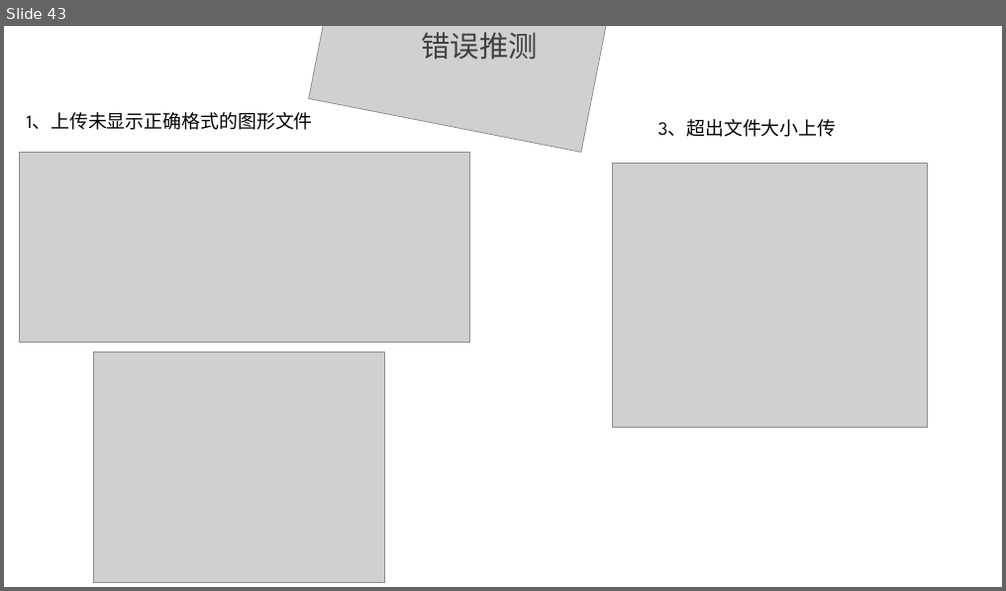
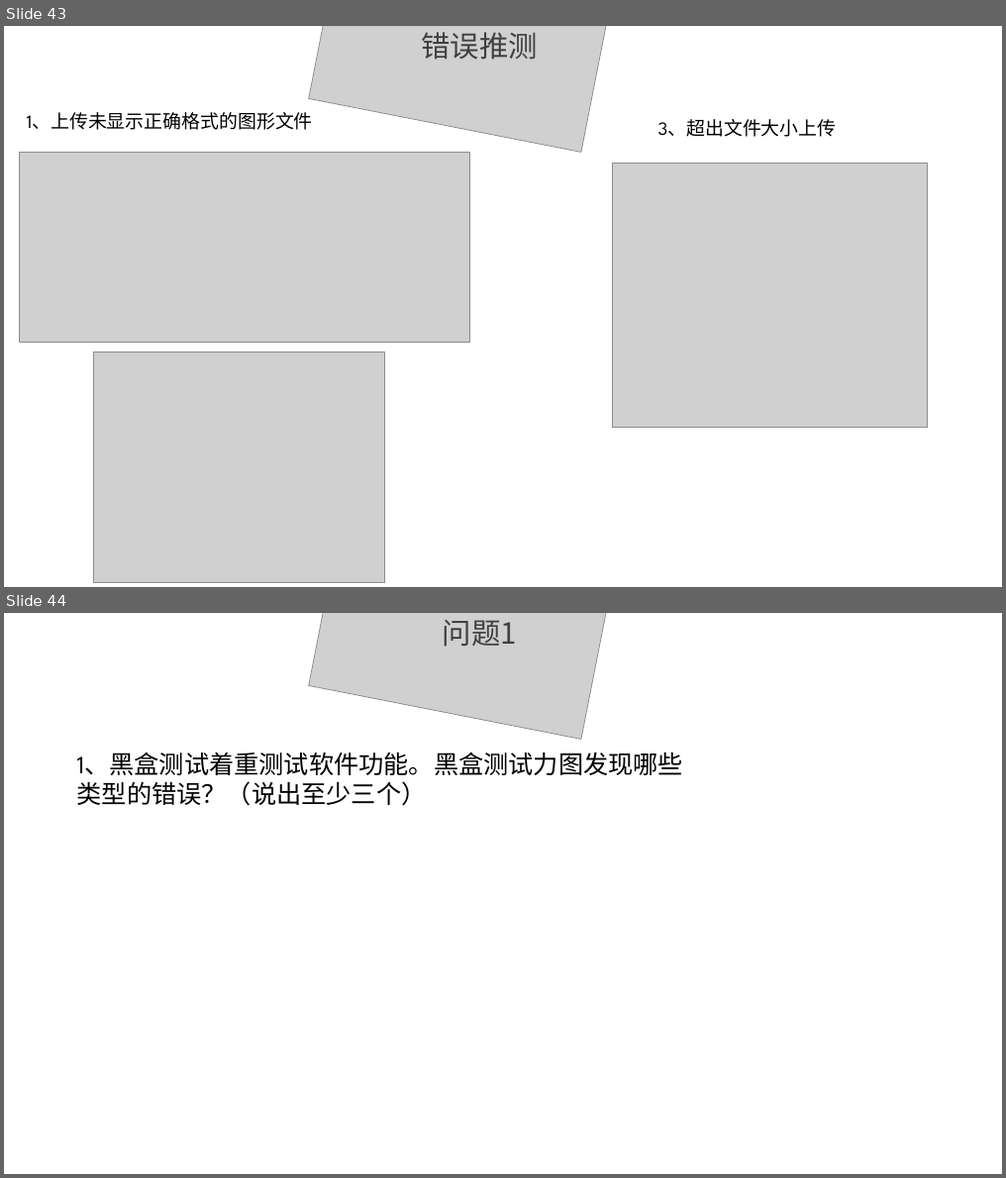
Before and after one commit to ConstanTWT/SE2020-G01, a slide deck: 翻转PPT/SE2020-G01-实现阶段翻转课堂PPT.pptx. Shown one above the other, each under a label of ours: slide 43 before the commit, slides 43 and 44 after it. The pictures are 1006x591 and 1006x1178 pixels, drawn with LibreOffice and Linux fonts; fonts in the diff are those of the drawing; grey boxes stand for pictures; background and template pictures are left out. Boxes give left, top, right and bottom in pixels: in the first picture for what was removed or moved away, otherwise in the second. Text is boxed around its words. In the diff, an @@ line names an element or a change of style, - is before the commit and + after.

```diff
--- a/翻转PPT/SE2020-G01-实现阶段翻转课堂PPT.pptx
+++ b/翻转PPT/SE2020-G01-实现阶段翻转课堂PPT.pptx
@@ slide 44 added at (4, 613, 1002, 1174), background picture (left out) @@
@@ picture added at (309, 613, 612, 740) @@
@@ text added at (443, 620, 517, 647), 28 pt, text #404040 @@
+问题1
@@ text added at (77, 752, 683, 806), 24 pt, text #000000 @@
+1、黑盒测试着重测试软件功能。黑盒测试力图发现哪些类型的错误？（说出至少三个）
```
Also in this commit, not shown: 4 other slides added.
